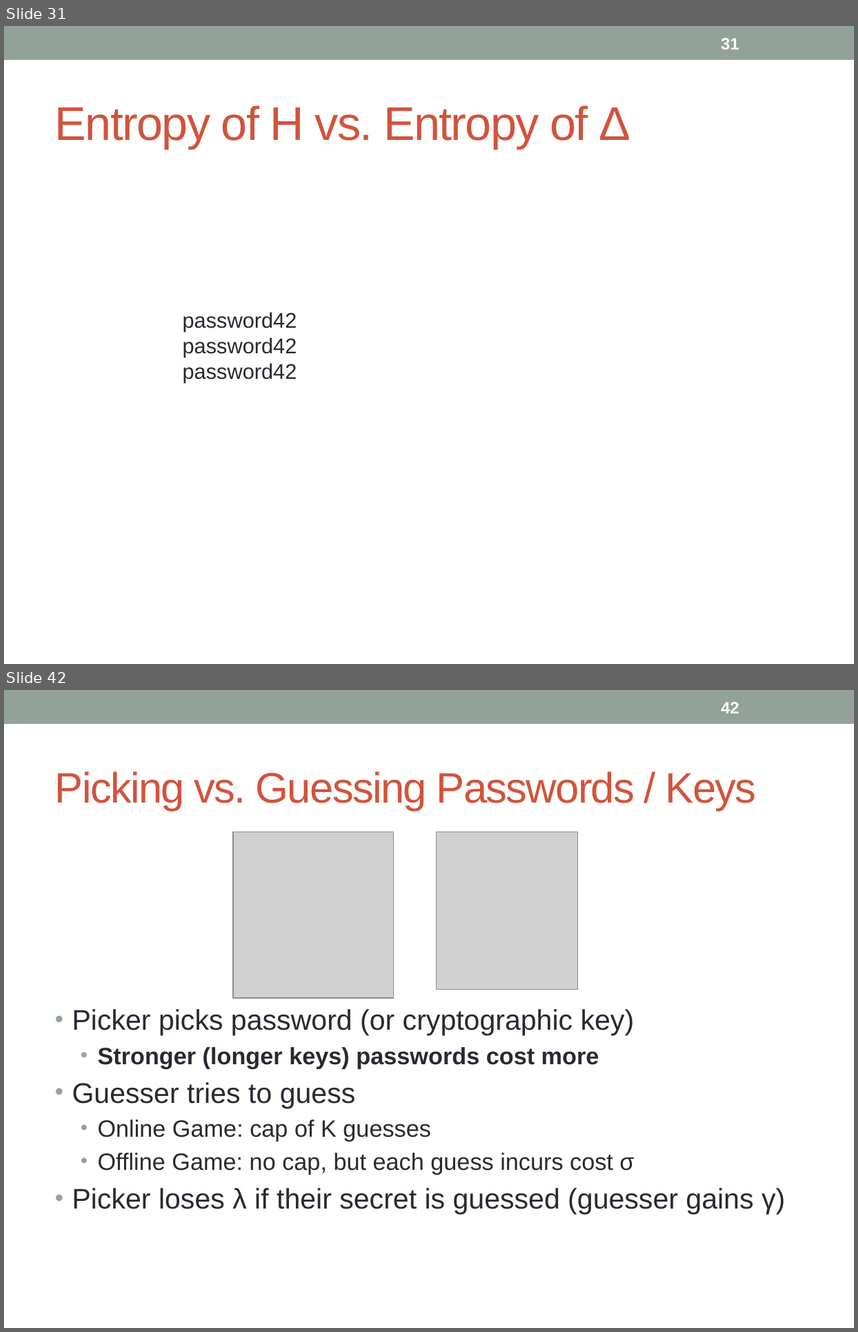
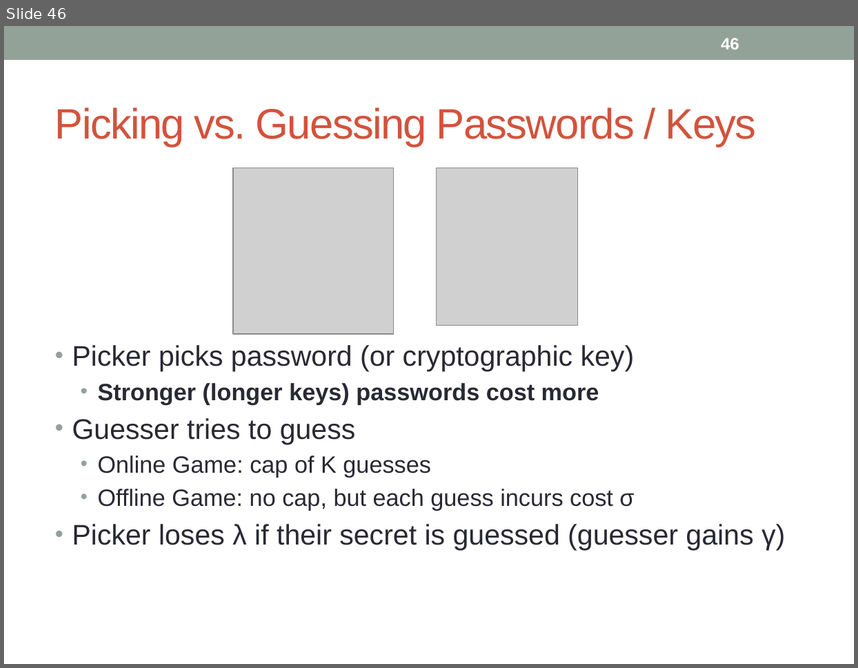
Before and after one commit to piotrm0/piotrm0.github.io, a slide deck: docs/mardziel15hcss.pres.pptx. Shown one above the other, each under a label of ours: slides 31 and 42 before the commit, slide 46 after it; the slides between them are not shown. The pictures are 858x1332 and 858x668 pixels, drawn with LibreOffice and Linux fonts; fonts in the diff are those of the drawing; grey boxes stand for pictures. Boxes give left, top, right and bottom in pixels: in the first picture for what was removed or moved away, otherwise in the second. Text is boxed around its words. In the diff, an @@ line names an element or a change of style, - is before the commit and + after.

```diff
--- a/docs/mardziel15hcss.pres.pptx
+++ b/docs/mardziel15hcss.pres.pptx
@@ slide 31 removed at bbox=[4, 26, 854, 664], background #FFFFFF; not listed: 1 template element that a slide beside it also shows @@
@@ page number removed at bbox=[721, 38, 740, 49] @@
-31
@@ title removed at bbox=[55, 105, 631, 149] @@
-Entropy of H vs. Entropy of Δ
@@ text removed at bbox=[183, 312, 297, 382] @@
-password42
-password42
-password42
@@ what was slide 42 is now slide 46 @@
@@ page number at bbox=[721, 38, 740, 49]: text changed @@
-42
+46
```
Also in this commit, not shown: 40 slides changed, 6 slides added, 1 other slide removed, 1 other file.
